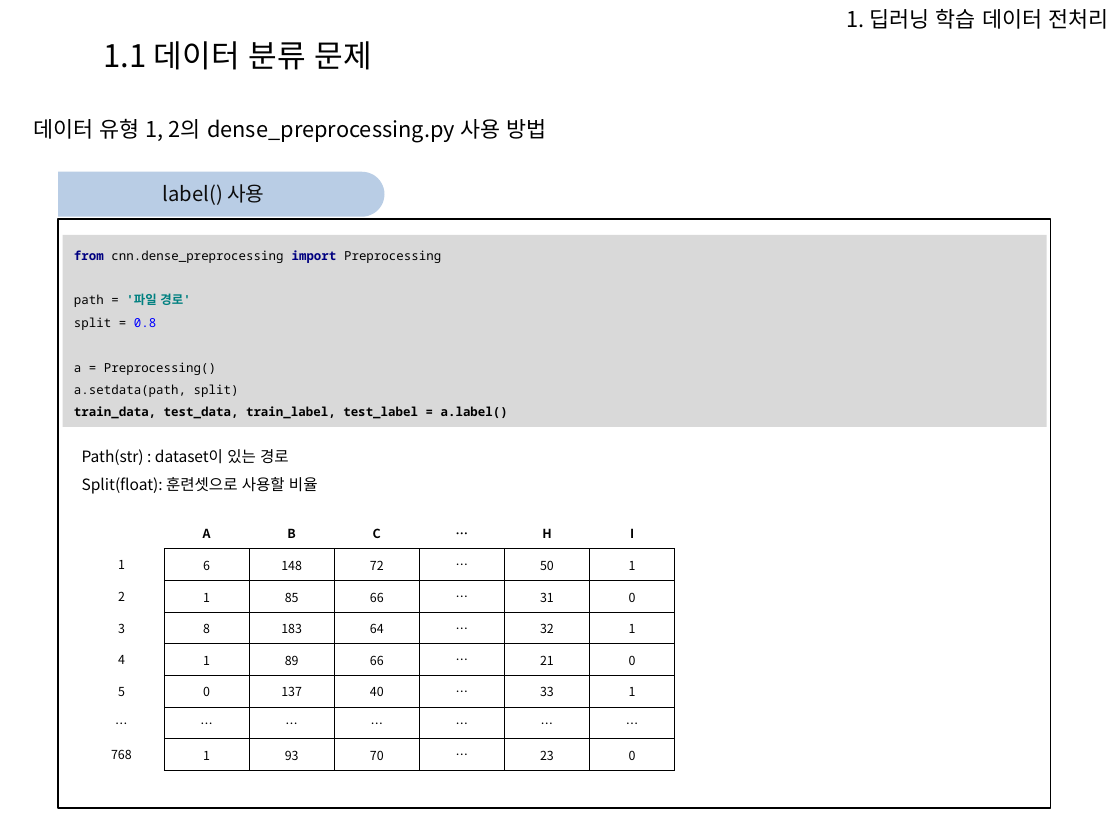
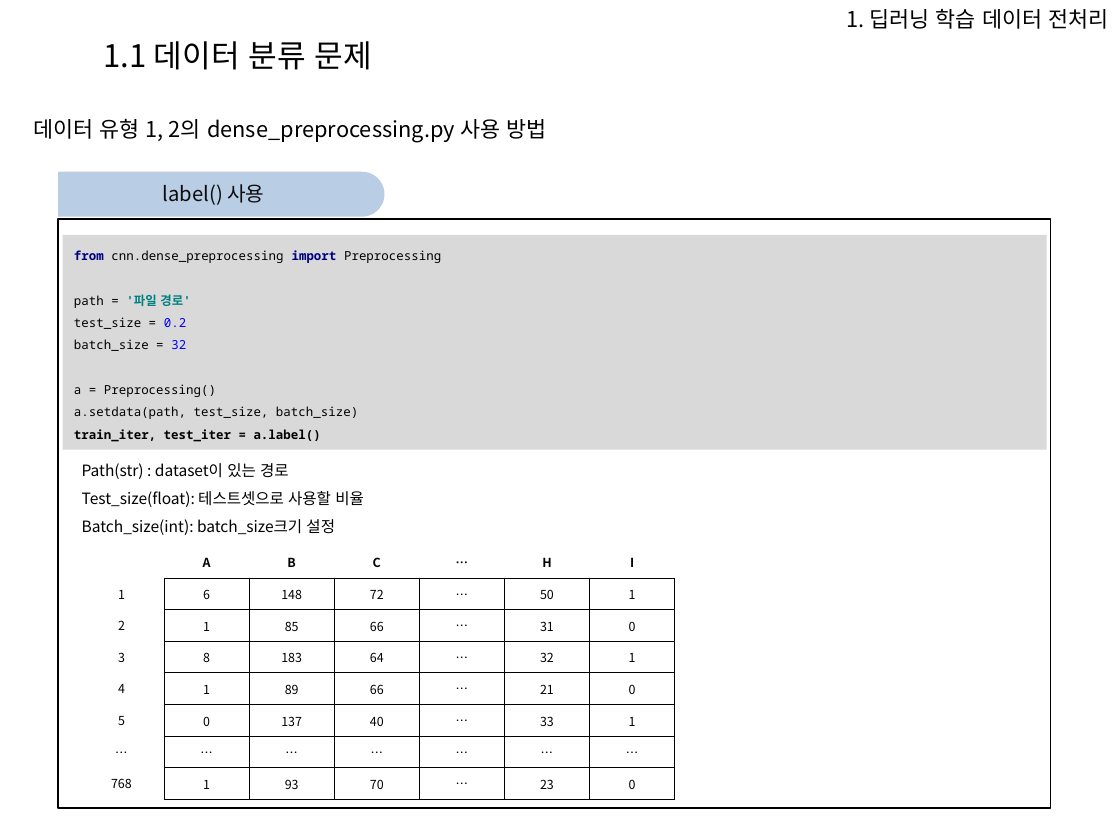
Before and after one commit to Heechul90/Preprocessing, a slide deck: slide 5 of 파이썬 전처리 코드 모듈화 설명.pptx. Drawn at 1120x840 pixels with LibreOffice and Linux fonts; fonts in the diff are those of the drawing; background and template pictures are left out. Boxes give left, top, right and bottom in pixels: in the first picture for what was removed or moved away, otherwise in the second. Text is boxed around its words. In the diff, an @@ line names an element or a change of style, - is before the commit and + after.

Commit message:
preprocessing

```diff
--- a/파이썬 전처리 코드 모듈화 설명.pptx
+++ b/파이썬 전처리 코드 모듈화 설명.pptx
@@ rectangle "from cnn.dense_preprocessing import Preprocessing path ..." resized from (x1=63, y1=235, x2=1047, y2=428) to (x1=63, y1=235, x2=1047, y2=450) @@
@@ text in rectangle at (x1=74, y1=250, x2=441, y2=442): text changed @@
-from cnn.dense_preprocessing import Preprocessing
-path = '파일 경로'
-split = 0.8
-a = Preprocessing()
-a.setdata(path, split)
-train_data, test_data, train_label, test_label = a.label()
+from cnn.dense_preprocessing import Preprocessing
+path = '파일 경로'
+test_size = 0.2
+batch_size = 32
+a = Preprocessing()
+a.setdata(path, test_size, batch_size)
+train_iter, test_iter = a.label()
@@ text "Path(str) : dataset이 있는 경로" moved from (x1=82, y1=449, x2=318, y2=494) to (x1=82, y1=463, x2=364, y2=535) @@
@@ text at (x1=82, y1=491, x2=364, y2=535): text changed @@
-Split(float): 훈련셋으로 사용할 비율
+Test_size(float): 테스트셋으로 사용할 비율
+Batch_size(int): batch_size크기 설정
@@ table moved from (x1=78, y1=517, x2=674, y2=771) to (x1=78, y1=547, x2=674, y2=800) @@
```
Also in this commit, not shown: 4 other slides changed, 2 slides added, 12 other files.
